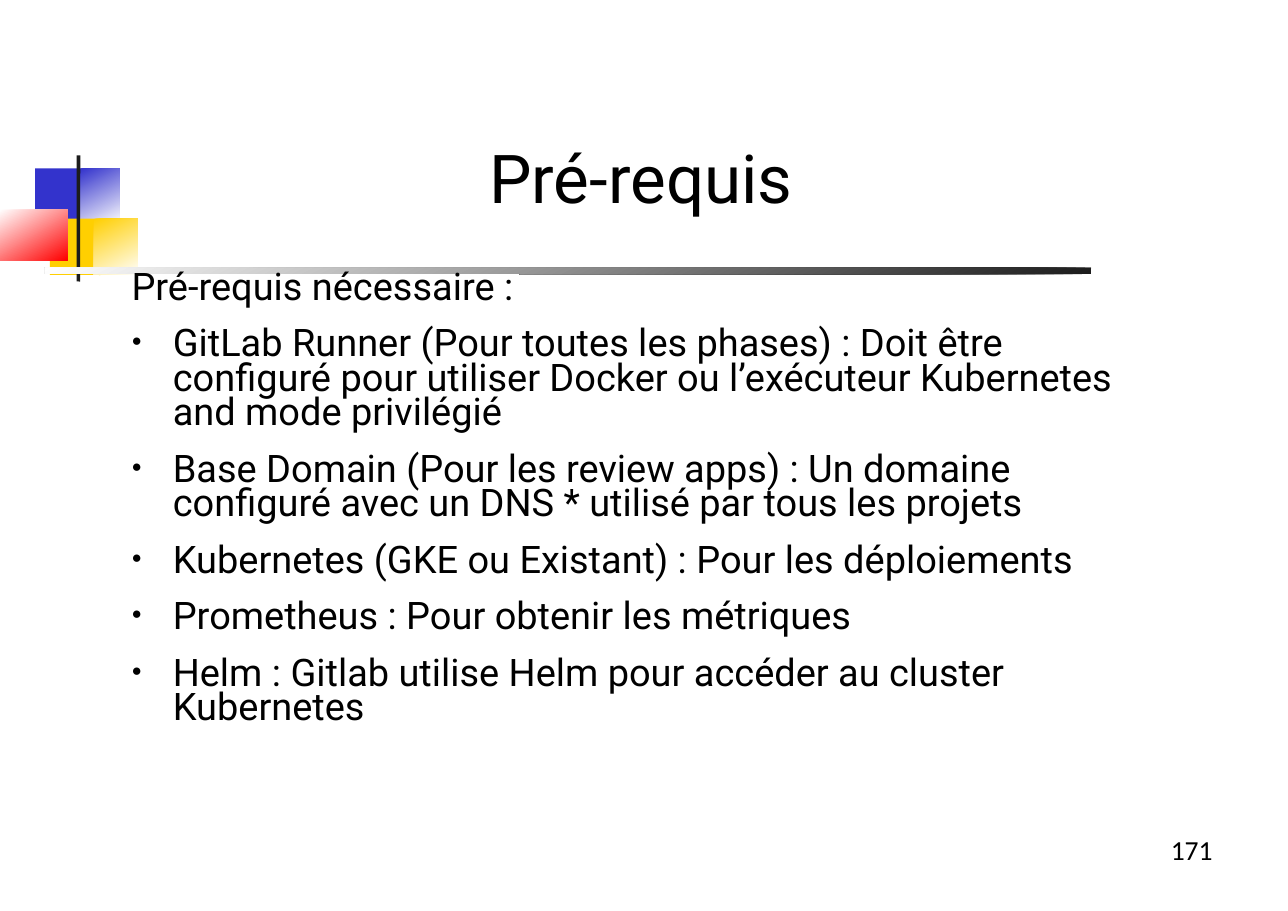
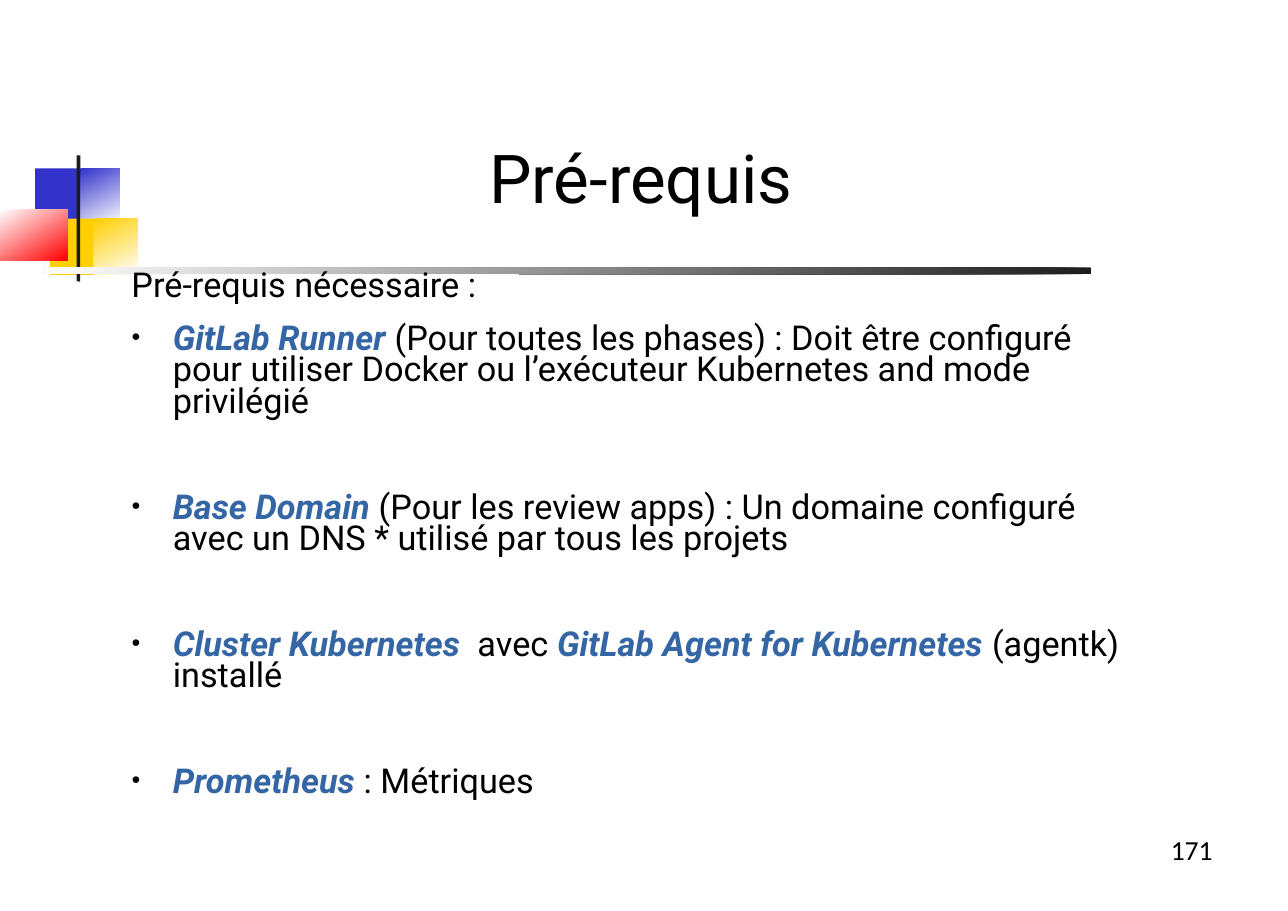
Before and after one commit to dthibau/gitlab, a slide deck: slide 171 of Gitlab.odp. Drawn at 1288x911 pixels with LibreOffice and Linux fonts; fonts in the diff are those of the drawing. Boxes give left, top, right and bottom in pixels: in the first picture for what was removed or moved away, otherwise in the second. Text is boxed around its words. In the diff, an @@ line names an element or a change of style, - is before the commit and + after.

```diff
--- a/Gitlab.odp
+++ b/Gitlab.odp
@@ text at (131, 267, 1076, 558): size 24.8 to 22.4 pt in "Pré-requis nécessaire :", "GitLab Runner (Pour toutes les phases) : ...", "Base Domain (Pour les review apps) : ..."; text colour #000000 to #3465A4, bold on, italic on in "GitLab Runner", "Base Domain" @@
@@ text at (173, 628, 1119, 800): text changed; size 24.8 to 22.4 pt; text colour #000000 to #3465A4; bold on; italic on @@
-● Kubernetes (GKE ou Existant) : Pour les déploiements
-● Prometheus : Pour obtenir les métriques
-● Helm : Gitlab utilise Helm pour accéder au cluster Kubernetes
+● Cluster Kubernetes avec GitLab Agent for Kubernetes (agentk) installé
+● Prometheus : Métriques
```
Also in this commit, not shown: 22 other slides changed, 2 slides added, 65 slides removed, 1 other file.
